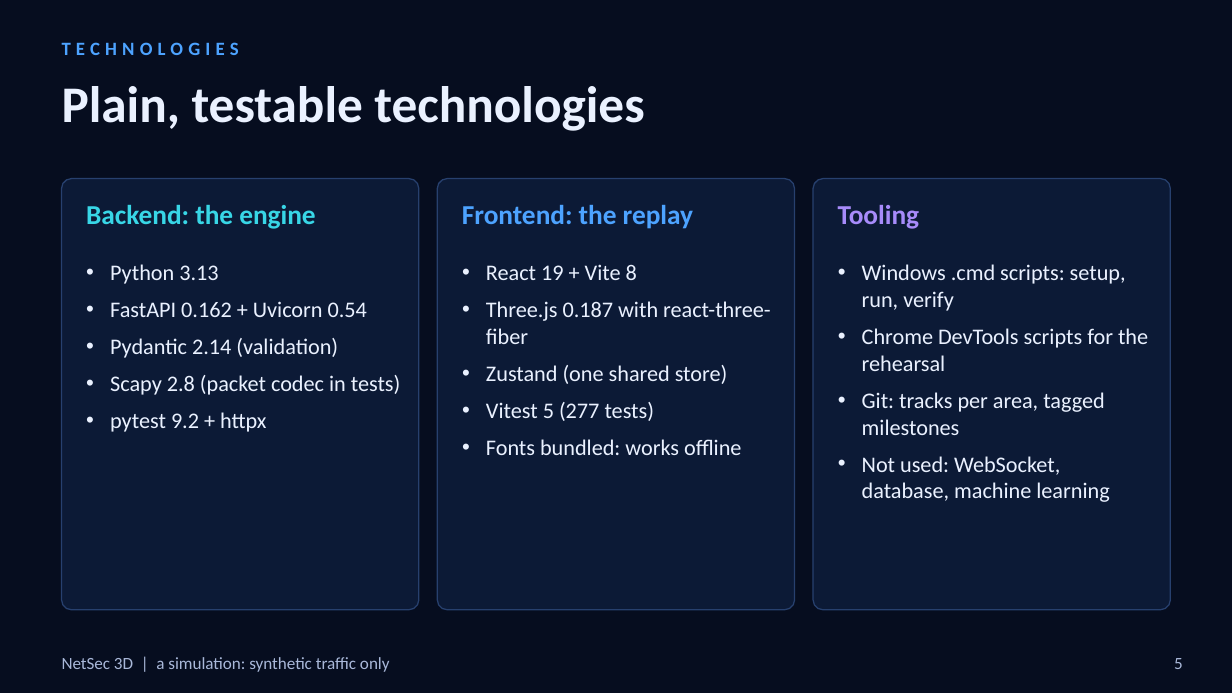
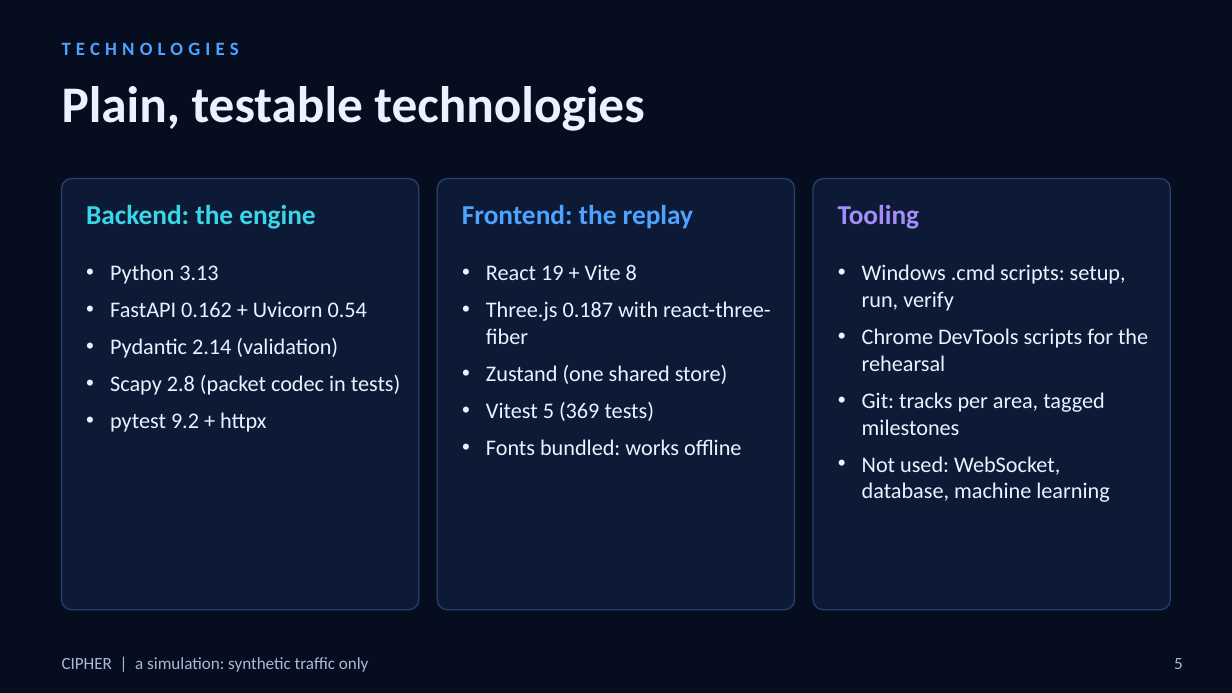
Before and after one commit to Swastik011005/CIPHER, a slide deck: slide 5 of docs/presentation/CIPHER-final-presentation.pptx. Drawn at 1232x693 pixels with LibreOffice and Linux fonts; fonts in the diff are those of the drawing. Boxes give left, top, right and bottom in pixels: in the first picture for what was removed or moved away, otherwise in the second. Text is boxed around its words. In the diff, an @@ line names an element or a change of style, - is before the commit and + after.

```diff
--- a/docs/presentation/CIPHER-final-presentation.pptx
+++ b/docs/presentation/CIPHER-final-presentation.pptx
@@ text at <box>486,402,654,421</box>: text changed @@
-• Vitest 5 (277 tests)
+• Vitest 5 (369 tests)
@@ text at <box>62,657,369,672</box>: text changed @@
-NetSec 3D | a simulation: synthetic traffic only
+CIPHER | a simulation: synthetic traffic only
```
Also in this commit, not shown: 8 other slides changed, 9 other files.
